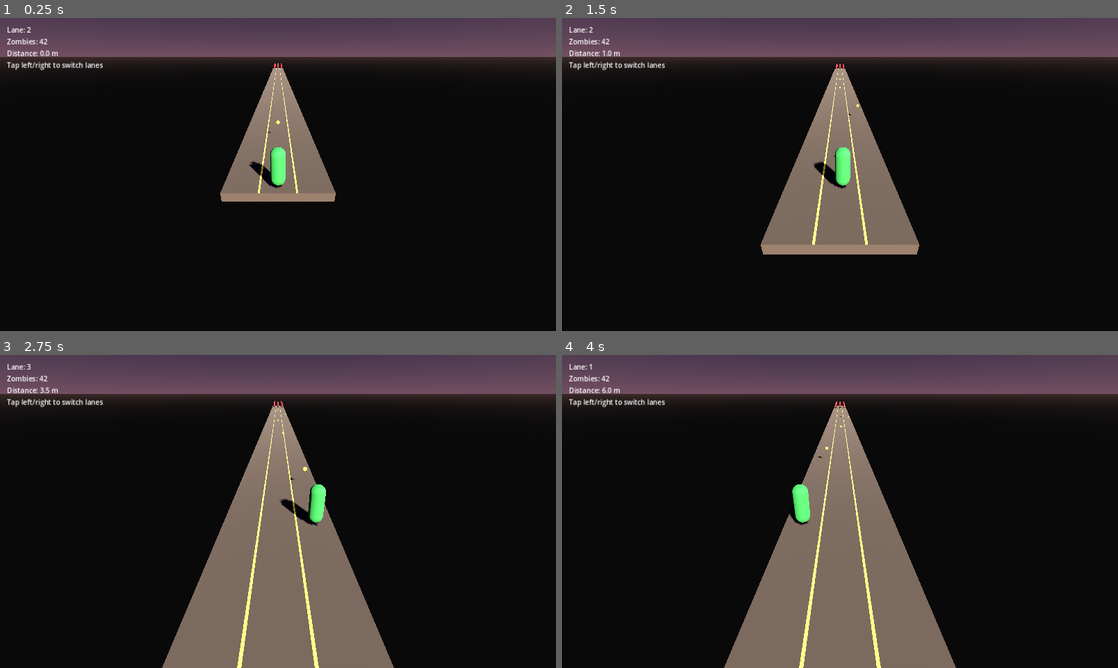
Above: before the commit, frames 1-4 (two rows, left to right).
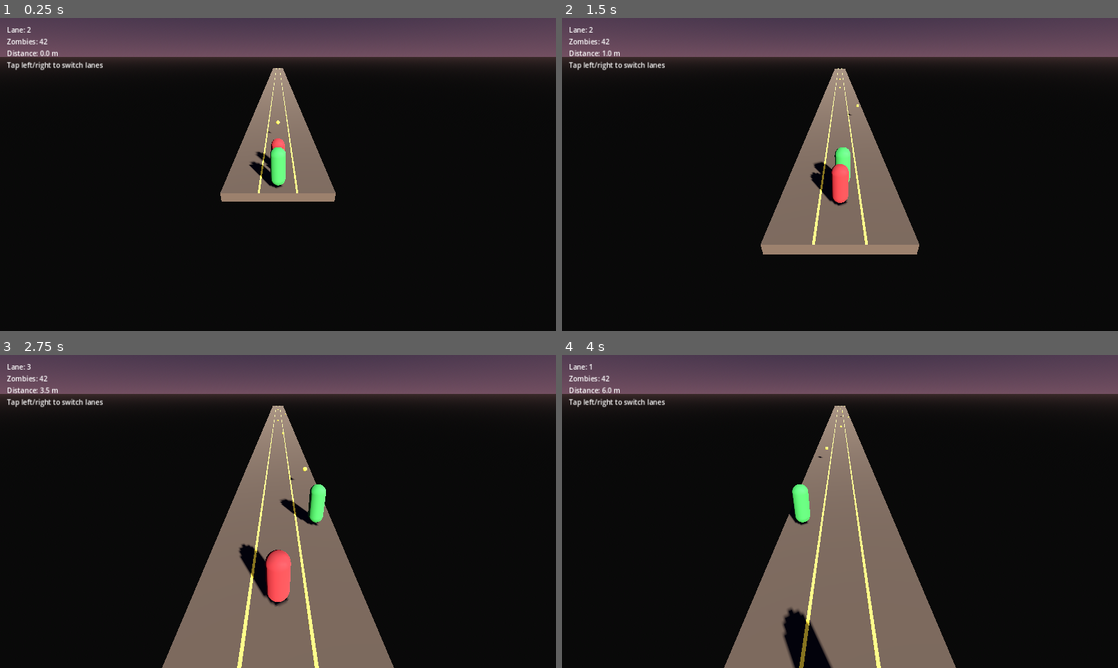
Above: after the commit, the same moments.

Repository: PawandeepSinghKhalsa/Hold-the-Line
Game: Godot game, scene res://scenes/main.tscn
Two runs of this game, one before a commit and one after it. Both use one fixed random seed, a clock stepped at 60 frames per second and the inputs below.
Inputs (mouse positions are in pixels of both pictures, inside the frame that each line leads up to):
- Up to frame 1 (0.25 s): no input
- Up to frame 2 (1.5 s): move the mouse to (962, 158) at 0.52 s; hold D (move_right) 0.53-1.28 s; click (962, 158) at 0.67 s; move the mouse to (728, 190) at 1.27 s; hold A (move_left) from 1.28 s (still down)
- Up to frame 3 (2.75 s): move the mouse to (333, 442) at 2.02 s; release A (move_left) at 2.03 s; hold D (move_right) from 2.03 s (still down)
- Up to frame 4 (4 s): move the mouse to (812, 574) at 2.77 s; click (812, 574) at 2.92 s; move the mouse to (1006, 558) at 3.52 s; release D (move_right) at 3.53 s; hold A (move_left) from 3.53 s (still down)

The runs differ from the first frame. In frame 1, 0.2% of the frame differs, in the area x 46-52%, y 14-49%; in frame 2, 0.6%; in frame 3, 1.2%, in the area x 42-53%, y 14-81%; in frame 4, 1.1%.
Error after the commit: Parse Error: Cannot infer the type of "to_soldier" variable because the value doesn't have a set type. (res://scripts/zombie.gd:31)

Commit message:
Zombies now actively chase the soldier across lanes
Removed the lane-pinning clamp and replaced the straight-forward walk
with a per-frame steer toward the soldier's current position. Zombies
move diagonally or laterally if the soldier strafes, so switching lanes
to dodge no longer works. Initial spawn positions still use the three
lanes for visual spread; lane_index is retained only as a spawner hint.

CharacterBody3D physics makes the front row block the ones behind,
so the horde condenses into a mass at the soldier's X rather than
stacking on one coordinate.

https://claude.ai/code/session_01WNZkPqonAe5zQESFZUsP36

Diff:
--- a/scripts/zombie.gd
+++ b/scripts/zombie.gd
@@ -1,15 +1,17 @@
 extends CharacterBody3D
 
-# Walks toward the soldier (+Z direction). Stays pinned to its lane X.
-# On HP <= 0, calls GameManager.on_zombie_killed. On melee range with the
-# soldier, ends the run as a loss.
+# Actively chases the soldier. No longer pinned to a lane — each frame the
+# zombie steers toward the soldier's current position, so strafing to a
+# new lane no longer guarantees safety. Front zombies block the ones
+# behind them (CharacterBody3D collision), so the horde naturally forms
+# a mass instead of stacking on a single point.
 
 const WALK_SPEED := 3.0
 const MELEE_RANGE := 0.9
 
 @export var max_hp: int = 1
 var hp: int
-var lane_index: int = 1
+var lane_index: int = 1  # Used by the spawner for initial placement only.
 
 
 func _ready() -> void:
@@ -22,11 +24,19 @@
 		velocity = Vector3.ZERO
 		return
 
-	velocity.z = WALK_SPEED
+	var soldier := get_tree().get_first_node_in_group("soldier")
+	if soldier == null:
+		velocity = Vector3(0, 0, WALK_SPEED)
+	else:
+		var to_soldier := soldier.global_position - global_position
+		to_soldier.y = 0
+		if to_soldier.length() > 0.01:
+			velocity = to_soldier.normalized() * WALK_SPEED
+		else:
+			velocity = Vector3.ZERO
+
 	move_and_slide()
-	global_position.x = GameManager.LANE_X_POSITIONS[lane_index]
 
-	var soldier := get_tree().get_first_node_in_group("soldier")
 	if soldier != null and global_position.distance_to(soldier.global_position) < MELEE_RANGE:
 		if soldier.has_method("take_melee_hit"):
 			soldier.take_melee_hit()
